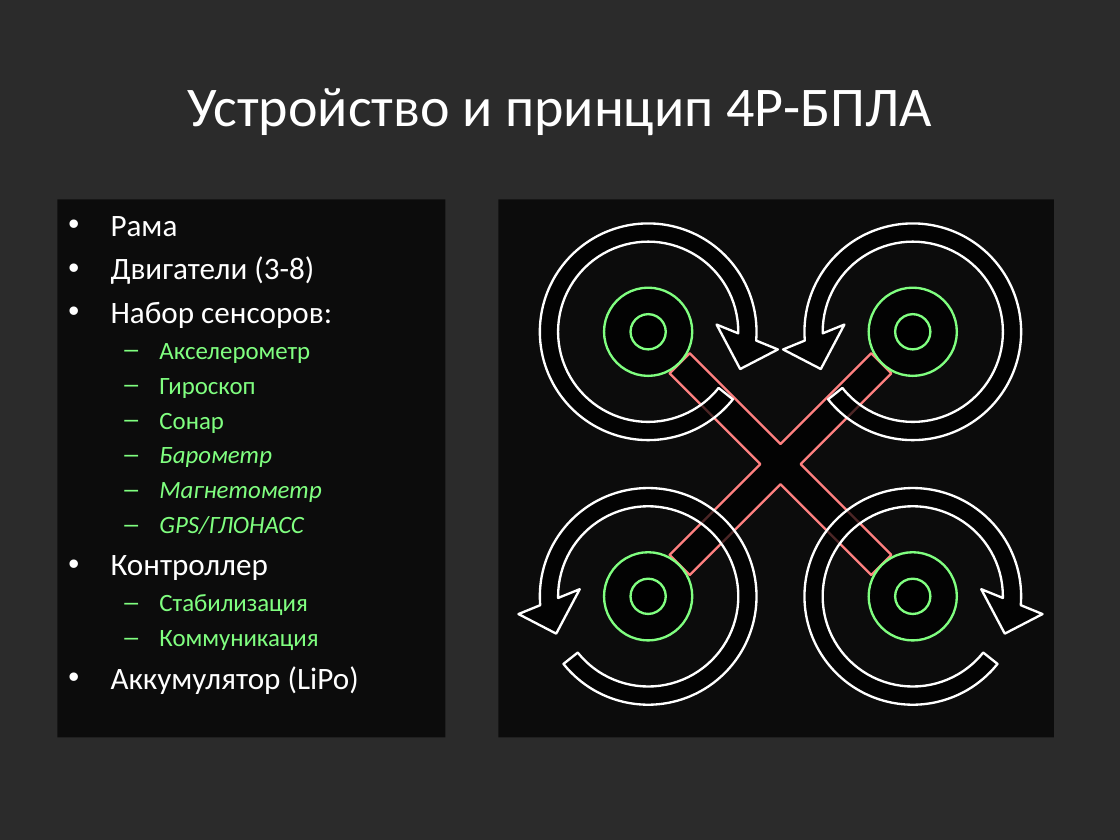
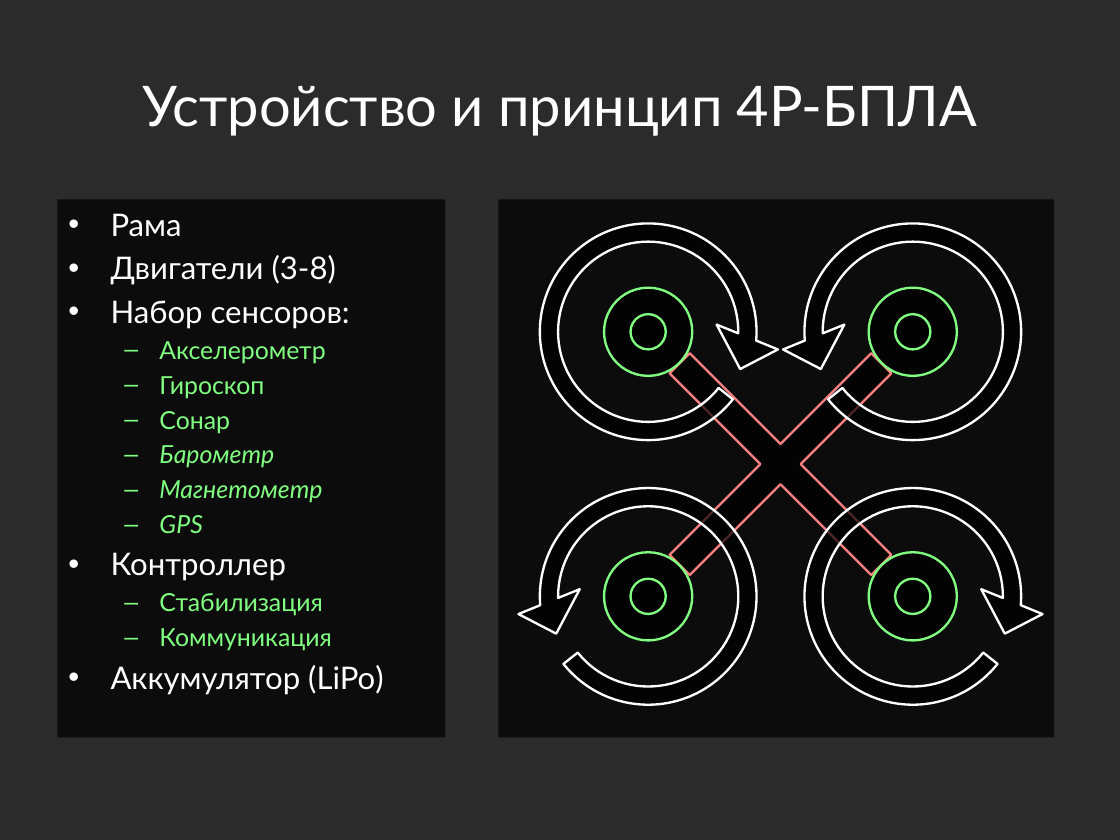
Before and after one commit to yaceq/quadro-xds, a slide deck: slide 8 of Docs/Medias2012_dhg.pptx (slide 7 before the commit). Drawn at 1120x840 pixels with LibreOffice and Linux fonts; fonts in the diff are those of the drawing; background and template pictures are left out; a plain dark background stands for a picture behind light text. Boxes give left, top, right and bottom in pixels: in the first picture for what was removed or moved away, otherwise in the second. Text is boxed around its words. In the diff, an @@ line names an element or a change of style, - is before the commit and + after.

```diff
--- a/Docs/Medias2012_dhg.pptx
+++ b/Docs/Medias2012_dhg.pptx
@@ title "Устройство и принцип 4Р-БПЛА" at bbox=[143, 86, 977, 136]: font Calibri to Lato @@
@@ text at bbox=[111, 213, 384, 694]: font Calibri to Lato @@
@@ text at bbox=[159, 515, 202, 534]: text changed; font Calibri to Lato @@
-  – GPS/ГЛОНАСС
+  – GPS
```
Also in this commit, not shown: 11 other slides changed, 1 slide added, 6 other files.
